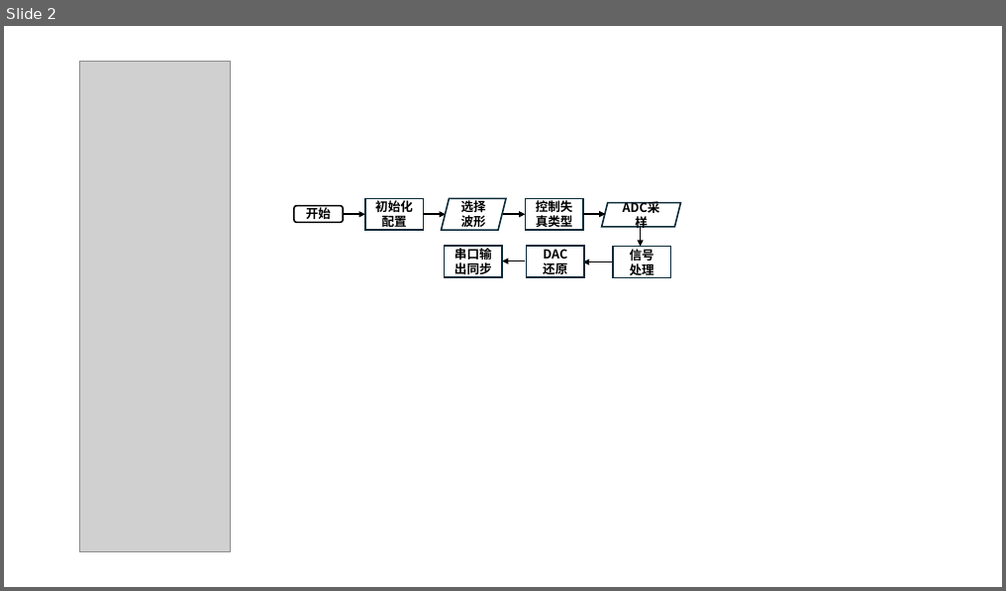
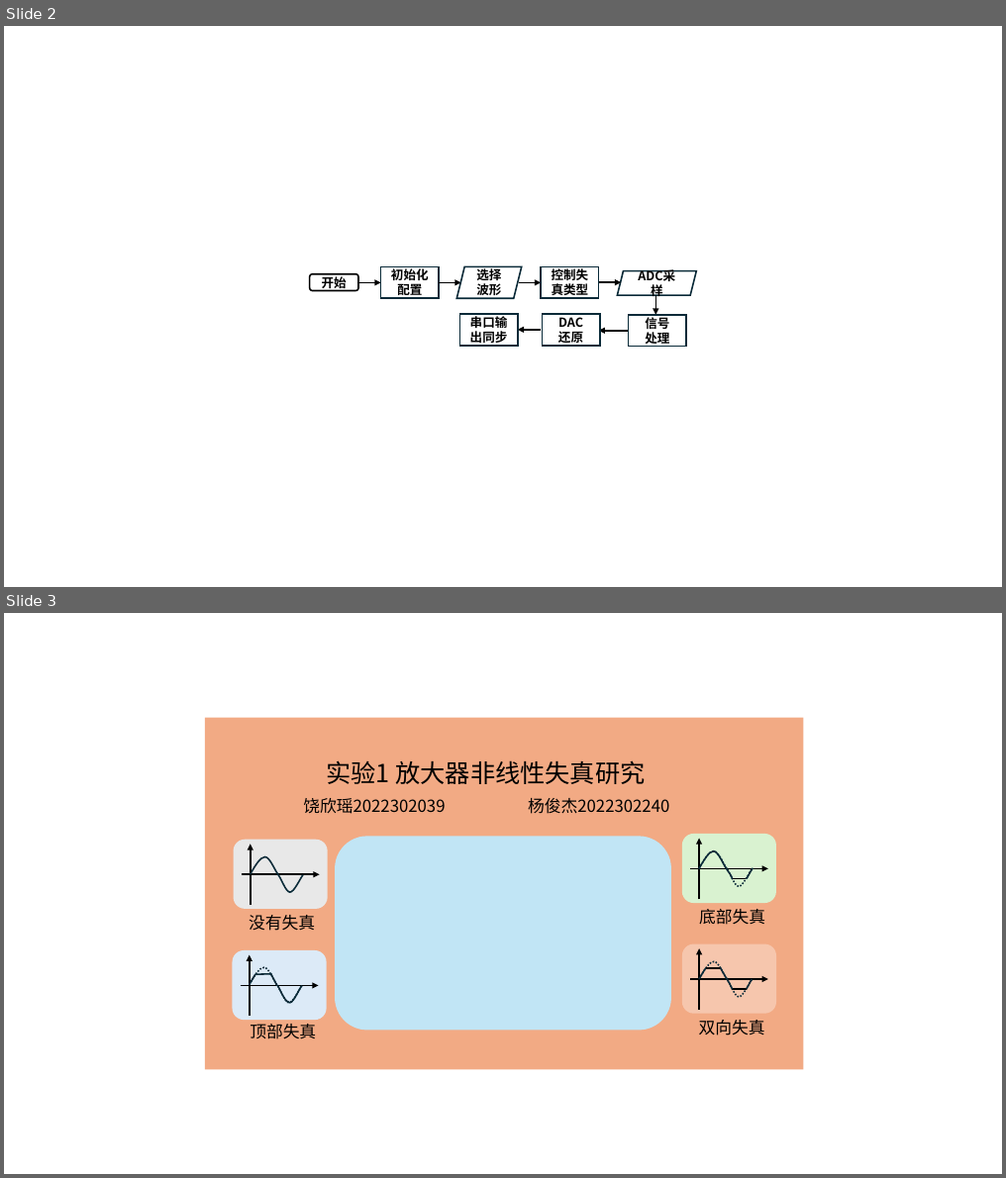
Before and after one commit to Rtwotwo/Micro-Development, a slide deck: assets/Screen_UI.pptx. Shown one above the other, each under a label of ours: slide 2 before the commit, slides 2 and 3 after it. The pictures are 1006x591 and 1006x1178 pixels, drawn with LibreOffice and Linux fonts; fonts in the diff are those of the drawing; grey boxes stand for pictures; background and template pictures are left out. Boxes give left, top, right and bottom in pixels: in the first picture for what was removed or moved away, otherwise in the second. Text is boxed around its words. In the diff, an @@ line names an element or a change of style, - is before the commit and + after.

```diff
--- a/assets/Screen_UI.pptx
+++ b/assets/Screen_UI.pptx
@@ slide 3 added at (4,613,1002,1174), background #FFFFFF @@
@@ rectangle added at (205,718,804,1070), fill #F2AA84 @@
@@ text added at (326,761,645,784), 24 pt, text #000000 @@
+实验1 放大器非线性失真研究
@@ text added at (303,798,669,814), 16 pt, text #000000 @@
+饶欣瑶2022302039 杨俊杰2022302240
@@ rounded rectangle added at (335,836,672,1030), fill #C1E5F5 @@
@@ group added at (682,834,776,925): 3 freeform shapes, 2 arrows, 1 rounded rectangle, 1 line, 1 text @@
+底部失真
@@ group added at (233,840,328,931): 2 arrows, 1 rounded rectangle, 1 freeform shape, 1 text @@
+没有失真
@@ group added at (233,951,327,1040): 5 freeform shapes, 2 arrows, 1 rounded rectangle, 1 text @@
+顶部失真
@@ group added at (682,945,776,1036): 5 freeform shapes, 2 arrows, 2 lines, 1 rounded rectangle, 1 text @@
+双向失真
@@ slide 2 changed as well @@
@@ picture removed at (80,62,230,553) @@
@@ 7 arrows, 5 rectangles, 2 parallelograms, 1 text, 1 rounded rectangle: place and size @@
-7 arrows, 5 rectangles, 2 parallelograms, 1 text, 1 rounded rectangle at (294,199,681,278)
+7 arrows, 5 rectangles, 2 parallelograms, 1 text, 1 rounded rectangle at (310,267,696,347)
```
Also in this commit, not shown: 1 other slide changed, 11 other files.
